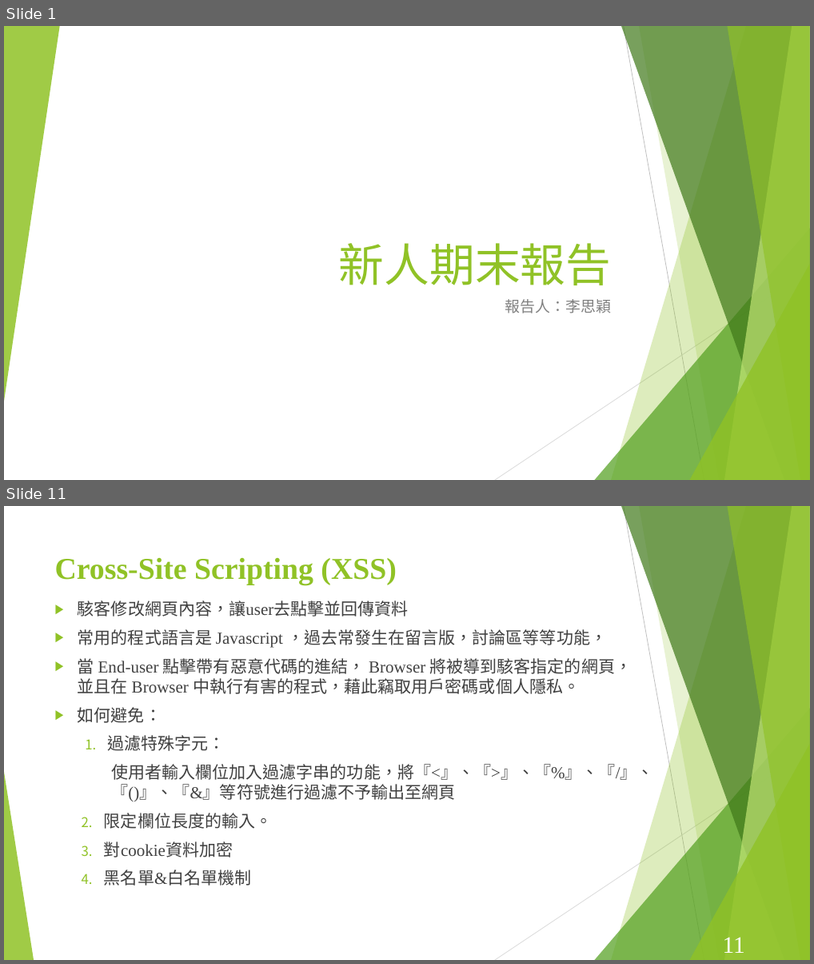
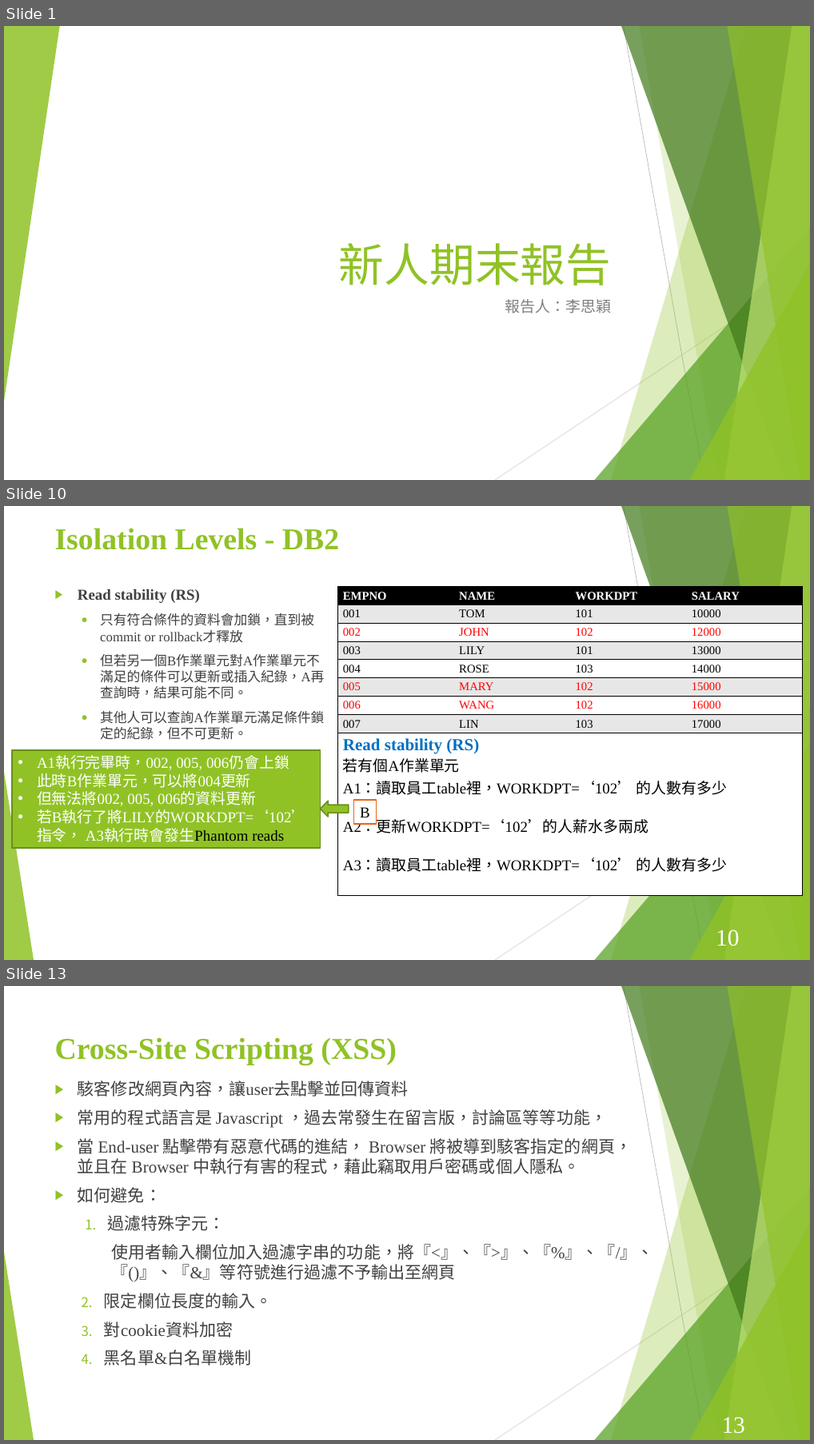
Before and after one commit to Szying/Js_Tools, a slide deck: 期末報告.pptx. Shown one above the other, each under a label of ours: slides 1 and 11 before the commit, slides 1, 10 and 13 after it; the slides between them are not shown. The pictures are 814x964 and 814x1444 pixels, drawn with LibreOffice and Linux fonts; fonts in the diff are those of the drawing. Boxes give left, top, right and bottom in pixels: in the first picture for what was removed or moved away, otherwise in the second. Text is boxed around its words. In the diff, an @@ line names an element or a change of style, - is before the commit and + after.

```diff
--- a/期末報告.pptx
+++ b/期末報告.pptx
@@ slide 10 added at [4, 506, 810, 960], background #FFFFFF; not listed: 10 template elements that a slide beside it also shows @@
@@ title added at [55, 528, 339, 550], 36 pt, text #90C226, bold @@
+Isolation Levels - DB2
@@ text added at [78, 589, 324, 740], 16 pt, text #404040 @@
+▶ Read stability (RS)
+  ● 只有符合條件的資料會加鎖，直到被commit or rollback才釋放
+  ● 但若另一個B作業單元對A作業單元不滿足的條件可以更新或插入紀錄，A再查詢時，結果可能不同。
+  ● 其他人可以查詢A作業單元滿足條件鎖定的紀錄，但不可更新。
@@ table added at [338, 587, 802, 904], 9 rows, 4 columns @@
+EMPNO | NAME | WORKDPT | SALARY
+001 | TOM | 101 | 10000
+002 | JOHN | 102 | 12000
+003 | LILY | 101 | 13000
+004 | ROSE | 103 | 14000
+005 | MARY | 102 | 15000
+006 | WANG | 102 | 16000
+007 | LIN | 103 | 17000
+Read stability (RS) / 若有個A作業單元 / A1：讀取員工table裡，WORKDPT=‘102’ 的人數有多少 / A2：更新WORKDPT=‘102’的人薪水多兩成 / A3：讀取員工table裡，WORKDPT=‘102’ 的人數有多少 |  |  | 
@@ rectangle added at [12, 750, 320, 848], fill #90C226, outline #6B901C 1.5 pt, 18 pt, text #FFFFFF @@
+• A1執行完畢時，002, 005, 006仍會上鎖
+• 此時B作業單元，可以將004更新
+• 但無法將002, 005, 006的資料更新
+• 若B執行了將LILY的WORKDPT=‘102’ 指令， A3執行時會發生Phantom reads
@@ right arrow added at [320, 800, 349, 816], fill #90C226, outline #6B901C 1.5 pt @@
@@ rectangle added at [354, 800, 377, 824], fill #FFFFFF, outline #E76618 1.5 pt, 18 pt, text #000000 @@
+B
@@ page number added at [716, 929, 739, 946], 28 pt, text #FFFFFF @@
+10
@@ what was slide 11 is now slide 13 @@
@@ page number at [722, 1416, 746, 1433]: text changed @@
-11
+13
```
Also in this commit, not shown: 11 slides changed, 2 other slides added, 1 slide removed.
